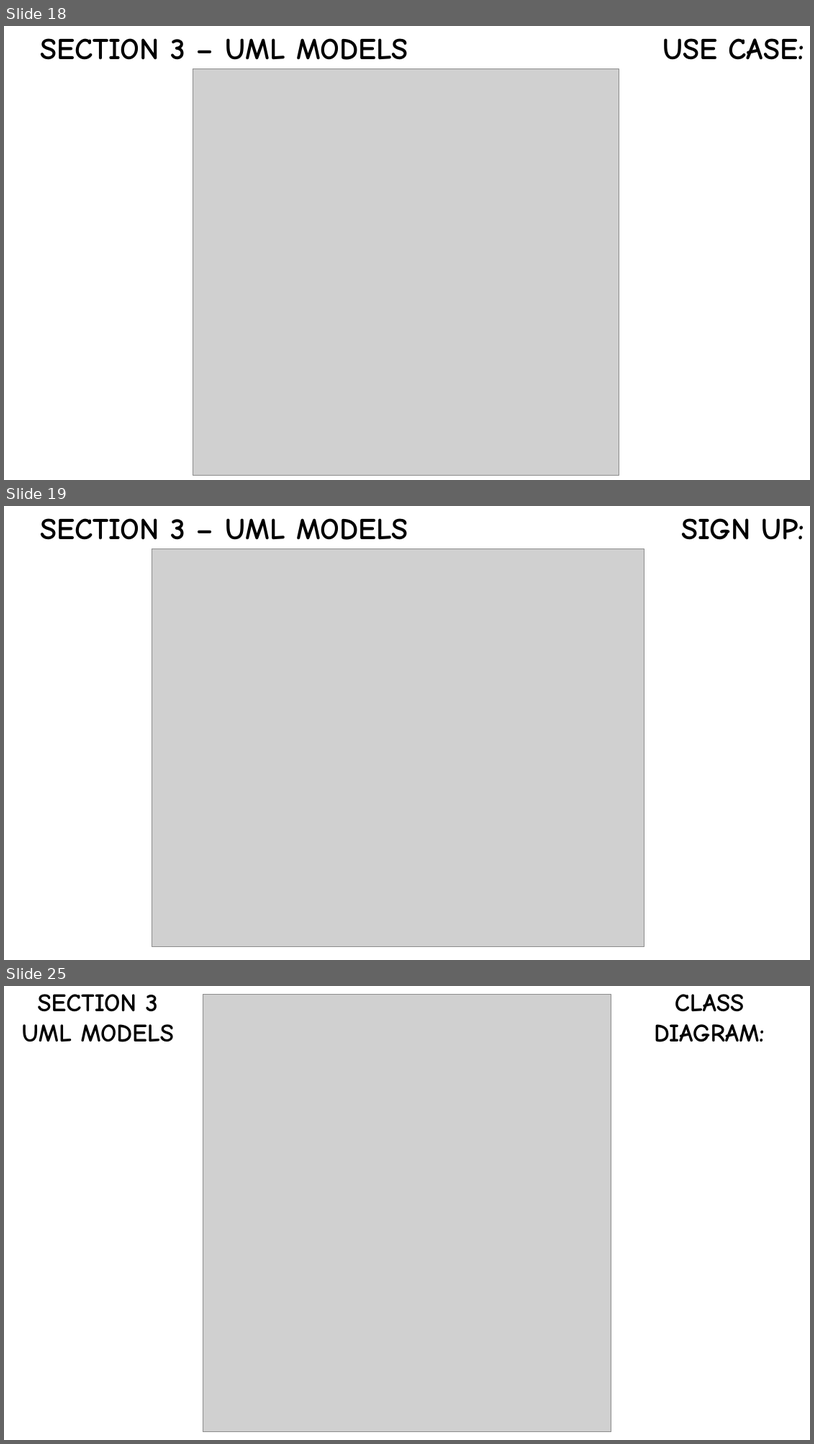
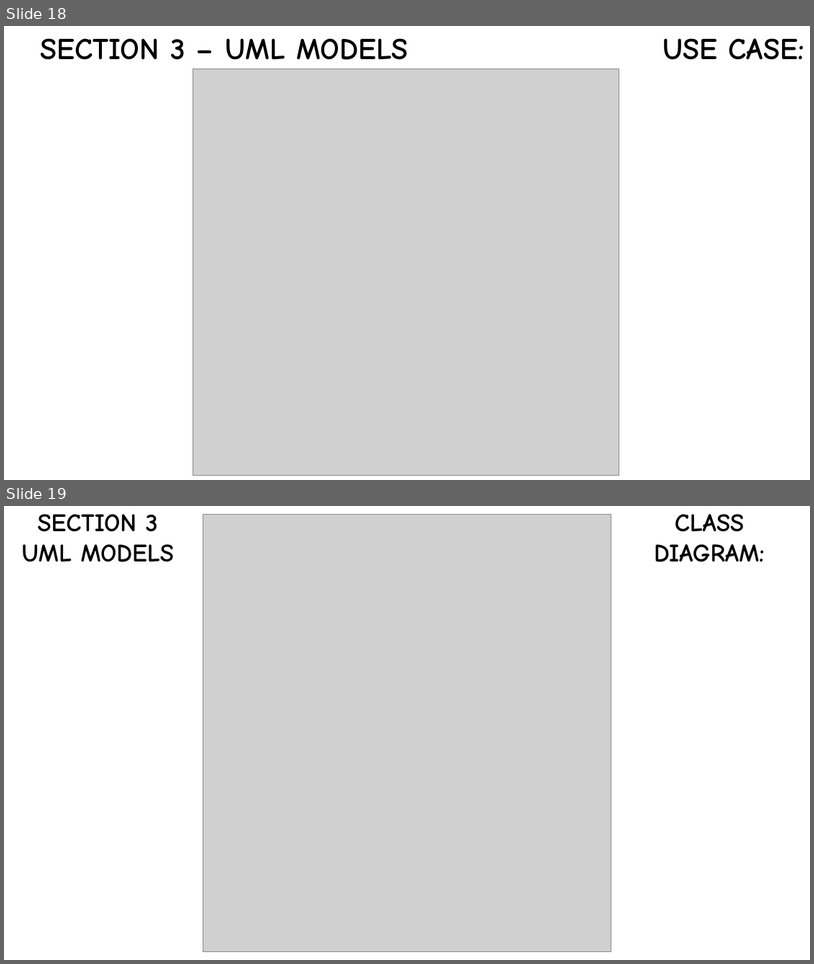
Before and after one commit to MassimoSchiavo/MyTaxiService-Schiavo-Cittar, a slide deck: Presentations/myTaxiService Presentation.pptx. Shown one above the other, each under a label of ours: slides 18, 19 and 25 before the commit, slides 18 and 19 after it; the slides between them are not shown. The pictures are 814x1444 and 814x964 pixels, drawn with LibreOffice and Linux fonts; fonts in the diff are those of the drawing; grey boxes stand for pictures. Boxes give left, top, right and bottom in pixels: in the first picture for what was removed or moved away, otherwise in the second. Text is boxed around its words. In the diff, an @@ line names an element or a change of style, - is before the commit and + after.

```diff
--- a/Presentations/myTaxiService Presentation.pptx
+++ b/Presentations/myTaxiService Presentation.pptx
@@ slide 19 removed at box(4, 506, 810, 960), background #FFFFFF @@
@@ text removed at box(41, 518, 408, 549) @@
-SECTION 3 – UML MODELS
@@ text removed at box(682, 518, 805, 540) @@
-SIGN UP:
@@ picture removed at box(152, 549, 646, 947) @@
@@ what was slide 25 is now slide 19 @@
```
Also in this commit, not shown: 5 other slides removed.
